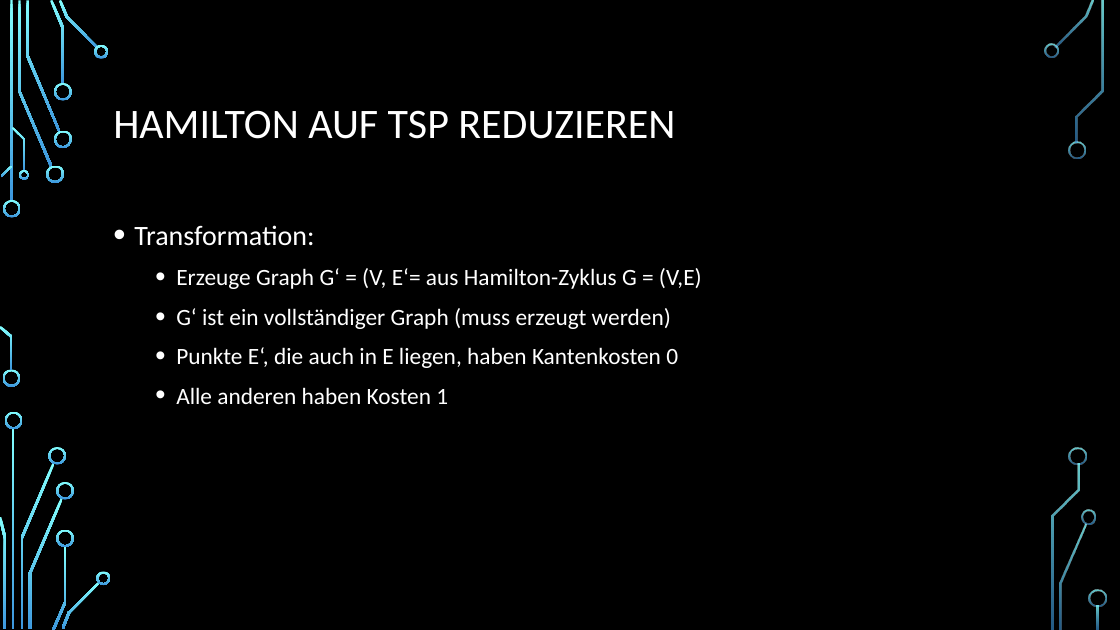
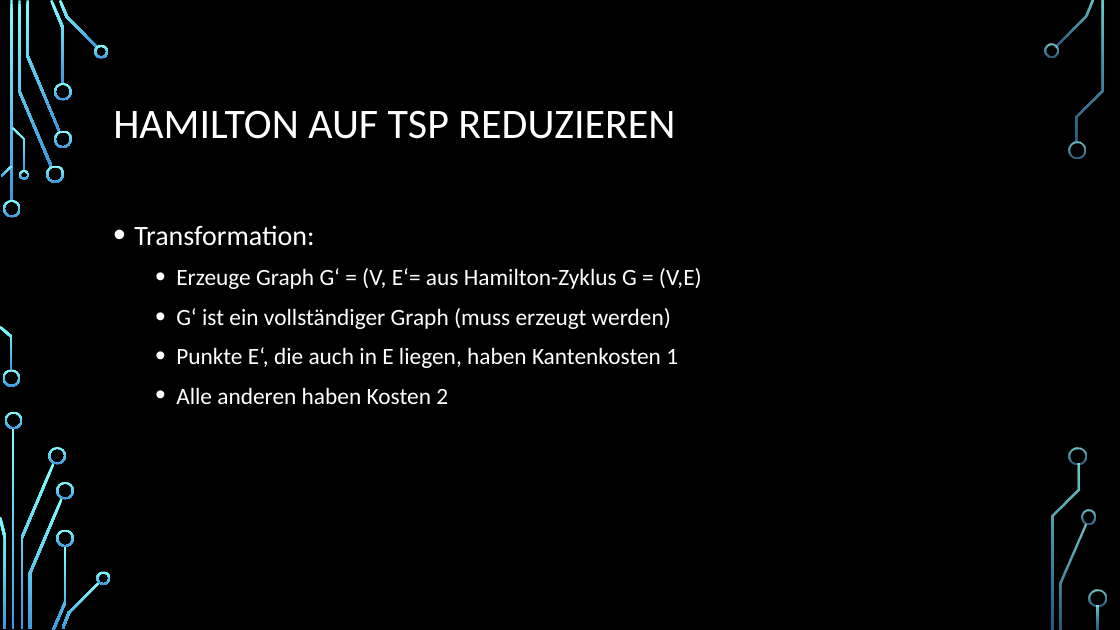
Before and after one commit to Seppl2202/Pseudopolynomielle-Algorithmen, a slide deck: slide 24 of Pseudopolynomielle Algorithmen.pptx. Drawn at 1120x630 pixels with LibreOffice and Linux fonts; fonts in the diff are those of the drawing; background and template pictures are left out. Boxes give left, top, right and bottom in pixels: in the first picture for what was removed or moved away, otherwise in the second. Text is boxed around its words. In the diff, an @@ line names an element or a change of style, - is before the commit and + after.

```diff
--- a/Pseudopolynomielle Algorithmen.pptx
+++ b/Pseudopolynomielle Algorithmen.pptx
@@ text at <box>176,347,678,404</box>: text changed @@
-  • Punkte E‘, die auch in E liegen, haben Kantenkosten 0
-  • Alle anderen haben Kosten 1
+  • Punkte E‘, die auch in E liegen, haben Kantenkosten 1
+  • Alle anderen haben Kosten 2
```
Also in this commit, not shown: 1 other slide changed, 10 slides added, 1 slide removed.
